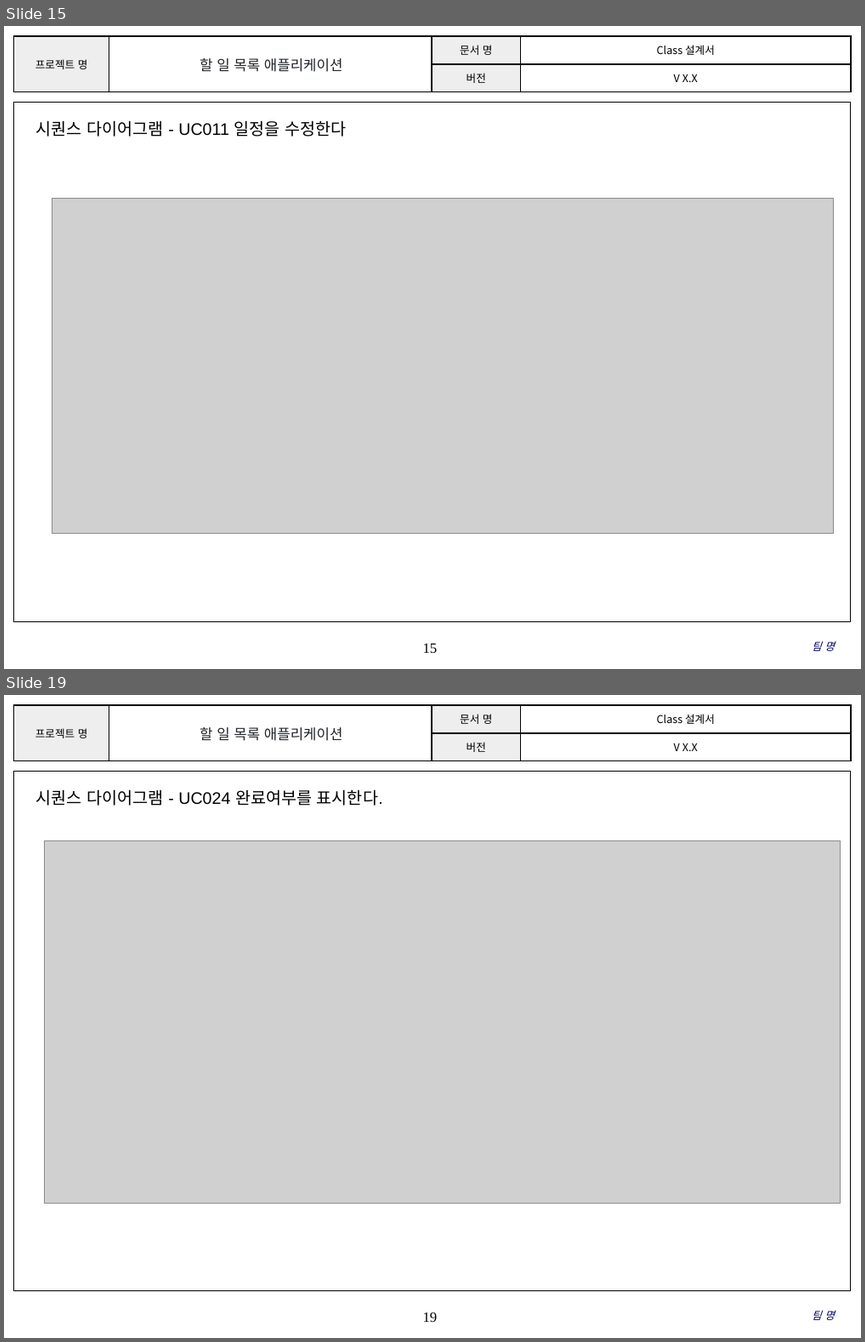
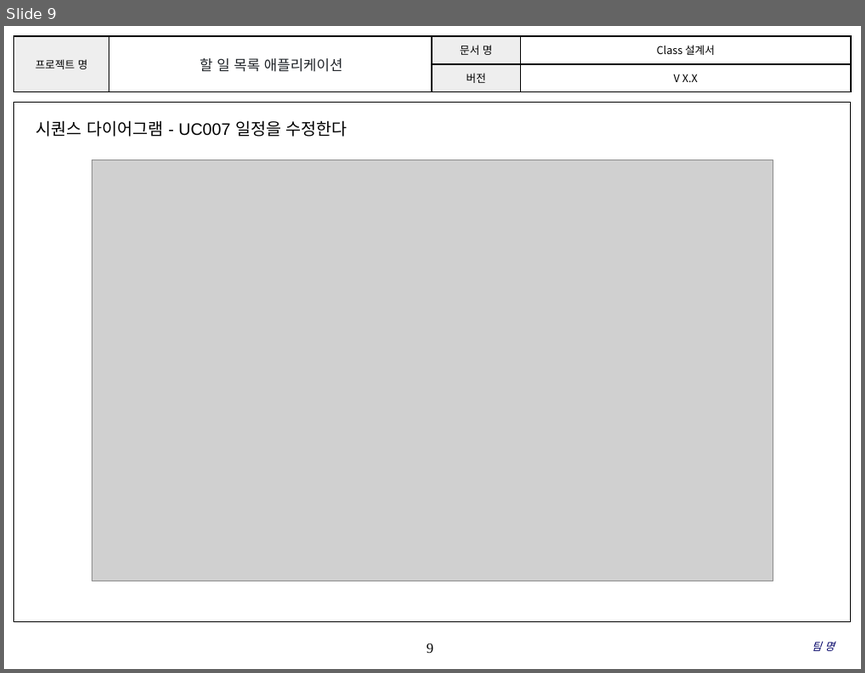
Before and after one commit to 2023-software-engineering/fourplus, a slide deck: ClassDiagram/Class Design_v1.0.1.pptx. Shown one above the other, each under a label of ours: slides 15 and 19 before the commit, slide 9 after it; the slides between them are not shown. The pictures are 865x1342 and 865x673 pixels, drawn with LibreOffice and Linux fonts; fonts in the diff are those of the drawing; grey boxes stand for pictures; background and template pictures are left out. Boxes give left, top, right and bottom in pixels: in the first picture for what was removed or moved away, otherwise in the second. Text is boxed around its words. In the diff, an @@ line names an element or a change of style, - is before the commit and + after.

```diff
--- a/ClassDiagram/Class Design_v1.0.1.pptx
+++ b/ClassDiagram/Class Design_v1.0.1.pptx
@@ slide 19 removed at [4, 695, 861, 1338], background #FFFFFF; not listed: 3 template elements that a slide beside it also shows @@
@@ text removed at [200, 727, 343, 741] @@
-할 일 목록 애플리케이션
@@ text removed at [36, 789, 383, 805] @@
-시퀀스 다이어그램 - UC024 완료여부를 표시한다.
@@ picture removed at [44, 840, 840, 1202] @@
@@ text removed at [812, 1310, 834, 1320] @@
-팀 명
@@ what was slide 15 is now slide 9 @@
@@ slide 9 changed as well @@
@@ text at [36, 120, 347, 136]: text changed @@
-시퀀스 다이어그램 - UC011 일정을 수정한다
+시퀀스 다이어그램 - UC007 일정을 수정한다
@@ picture: place and size @@
-picture at [52, 199, 834, 534]
+picture at [92, 160, 773, 580]
@@ page number at [426, 643, 433, 652]: text changed @@
-15
+9
```
Also in this commit, not shown: 5 other slides changed, 10 other slides removed, 2 other files.
